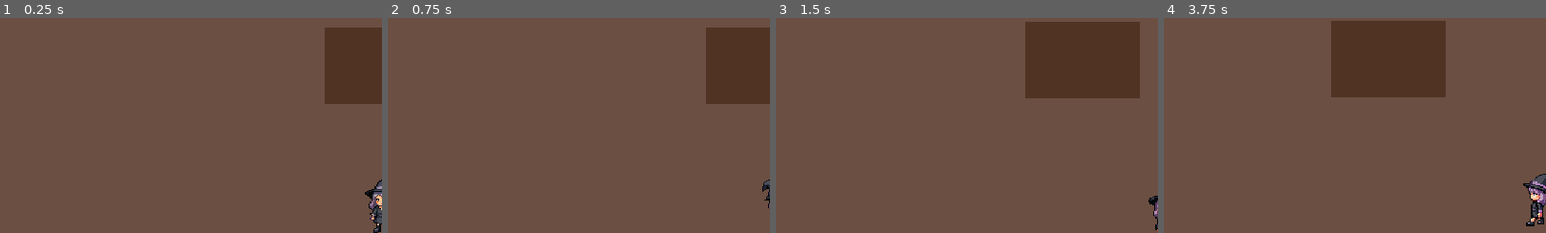
Above: before the commit, frames 1-4 (left to right).
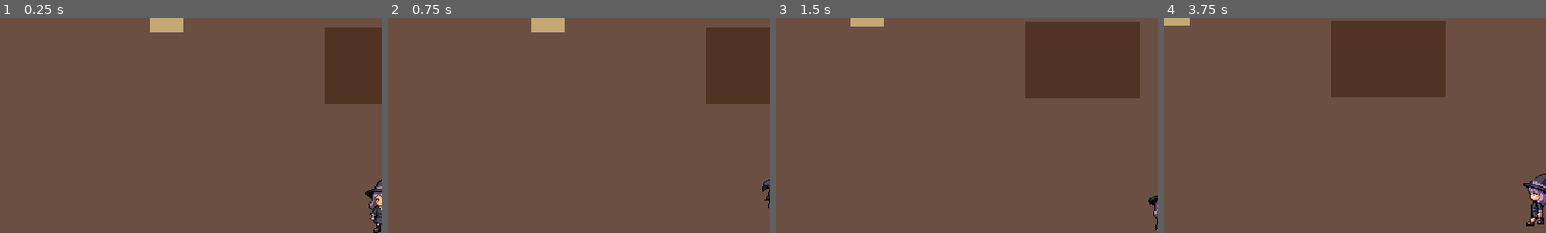
Above: after the commit, the same moments.

Repository: arisafurumoto/The-Witch-of-Mapleton
Game: Godot game, scene res://scenes/world/ShopInterior.tscn
The game is run twice, just before and just after one commit, with the same random seed, the same clock (stepped at 60 frames per second) and the same inputs.
Inputs:
- Up to frame 1 (0.25 s): no input
- Up to frame 2 (0.75 s): tap Enter at 0.5 s; hold D (move_right) from 0.53 s (still down); hold E (interact) from 0.53 s (still down)
- Up to frame 3 (1.5 s): release D (move_right) at 1.28 s; release E (interact) at 1.28 s; hold S (move_down) from 1.28 s (still down); tap E (interact) at 1.35 s
- Up to frame 4 (3.75 s): release S (move_down) at 2.03 s; hold D (move_right) 2.03-2.78 s; hold E (interact) 2.03-2.78 s; hold W (move_up) 2.78-3.53 s; tap E (interact) at 2.85 s; hold A (move_left) from 3.53 s (still down); hold E (interact) from 3.53 s (still down)
The pictures show only the part of the screen within x 0-50%, y 0-50%; the shares and areas given below are measured in that part.

The runs differ from the first frame. In frame 1, 0.6% of the frame differs, in the area x 39-48%, y 0-7%; in frame 2, 0.6%; in frame 3, 0.4%; in frame 4, 0.2%.

Commit message:
Scene Transition

Diff:
--- a/scenes/player/Player.tscn
+++ b/scenes/player/Player.tscn
@@ -1,10 +1,13 @@
-[gd_scene load_steps=4 format=3]
+[gd_scene load_steps=5 format=3]
 
 [ext_resource type="Script" path="res://scripts/player/PlayerController.gd" id="1_player"]
 [ext_resource type="SpriteFrames" path="res://art/characters/marigold/Marigold.tres" id="2_frames"]
 
 [sub_resource type="RectangleShape2D" id="RectangleShape2D_feet"]
 size = Vector2(16, 12)
+
+[sub_resource type="CircleShape2D" id="CircleShape2D_interact"]
+radius = 30.0
 
 [node name="Player" type="CharacterBody2D"]
 script = ExtResource("1_player")
@@ -21,3 +24,9 @@
 [node name="Camera2D" type="Camera2D" parent="."]
 position_smoothing_enabled = true
 position_smoothing_speed = 6.0
+
+[node name="InteractionDetector" type="Area2D" parent="."]
+position = Vector2(0, -6)
+
+[node name="CollisionShape2D" type="CollisionShape2D" parent="InteractionDetector"]
+shape = SubResource("CircleShape2D_interact")
--- a/scenes/world/ShopInterior.tscn
+++ b/scenes/world/ShopInterior.tscn
@@ -1,6 +1,8 @@
-[gd_scene load_steps=5 format=3]
+[gd_scene load_steps=7 format=3]
 
 [ext_resource type="PackedScene" path="res://scenes/player/Player.tscn" id="1_player"]
+[ext_resource type="Script" path="res://scripts/core/Interactable.gd" id="2_interactable"]
+[ext_resource type="PackedScene" path="res://scenes/world/Door.tscn" id="3_door"]
 
 [sub_resource type="RectangleShape2D" id="RectangleShape2D_wall_h"]
 size = Vector2(960, 16)
@@ -10,6 +12,9 @@
 
 [sub_resource type="RectangleShape2D" id="RectangleShape2D_obstacle"]
 size = Vector2(96, 64)
+
+[sub_resource type="RectangleShape2D" id="RectangleShape2D_sign_zone"]
+size = Vector2(56, 56)
 
 [node name="ShopInterior" type="Node2D"]
 
@@ -49,5 +54,30 @@
 [node name="CollisionShape2D" type="CollisionShape2D" parent="Obstacle"]
 shape = SubResource("RectangleShape2D_obstacle")
 
+[node name="Sign" type="Area2D" parent="."]
+position = Vector2(300, 280)
+script = ExtResource("2_interactable")
+prompt = "Read sign"
+
+[node name="Visual" type="Polygon2D" parent="Sign"]
+color = Color(0.78, 0.66, 0.45, 1)
+polygon = PackedVector2Array(-14, -34, 14, -34, 14, -8, -14, -8)
+
+[node name="CollisionShape2D" type="CollisionShape2D" parent="Sign"]
+shape = SubResource("RectangleShape2D_sign_zone")
+
+[node name="PromptLabel" type="Label" parent="Sign"]
+offset_left = -40.0
+offset_top = -58.0
+offset_right = 40.0
+offset_bottom = -42.0
+horizontal_alignment = 1
+text = "Read sign"
+
+[node name="Door" parent="." instance=ExtResource("3_door")]
+position = Vector2(480, 64)
+prompt = "To forest"
+target_scene = "res://scenes/world/ForestClearing.tscn"
+
 [node name="Player" parent="." instance=ExtResource("1_player")]
 position = Vector2(480, 440)
--- a/scripts/player/PlayerController.gd
+++ b/scripts/player/PlayerController.gd
@@ -11,8 +11,14 @@
 ]
 
 @onready var sprite: AnimatedSprite2D = $Sprite
+@onready var detector: Area2D = $InteractionDetector
 
 var facing: String = "south"
+var _interactables: Array[Area2D] = []
+
+func _ready() -> void:
+	detector.area_entered.connect(_on_detector_area_entered)
+	detector.area_exited.connect(_on_detector_area_exited)
 
 func _physics_process(delta: float) -> void:
 	var input_dir := Input.get_vector("move_left", "move_right", "move_up", "move_down")
@@ -22,6 +28,13 @@
 		velocity = velocity.move_toward(Vector2.ZERO, friction * delta)
 	move_and_slide()
 	_update_animation()
+	_update_prompts()
+
+func _unhandled_input(event: InputEvent) -> void:
+	if event.is_action_pressed("interact"):
+		var target := _nearest_interactable()
+		if target:
+			target.interact()
 
 func _update_animation() -> void:
 	if velocity.length() > 5.0:
@@ -34,3 +47,30 @@
 	var index := int(round(rad_to_deg(v.angle()) / 45.0))
 	index = (index % 8 + 8) % 8
 	return DIRECTIONS[index]
+
+func _on_detector_area_entered(area: Area2D) -> void:
+	if area.has_method("interact") and not _interactables.has(area):
+		_interactables.append(area)
+
+func _on_detector_area_exited(area: Area2D) -> void:
+	_interactables.erase(area)
+	if area.has_method("show_prompt"):
+		area.show_prompt(false)
+
+func _nearest_interactable() -> Area2D:
+	var nearest: Area2D = null
+	var best := INF
+	for it in _interactables:
+		if not is_instance_valid(it):
+			continue
+		var d := global_position.distance_to(it.global_position)
+		if d < best:
+			best = d
+			nearest = it
+	return nearest
+
+func _update_prompts() -> void:
+	var nearest := _nearest_interactable()
+	for it in _interactables:
+		if it.has_method("show_prompt"):
+			it.show_prompt(it == nearest)
